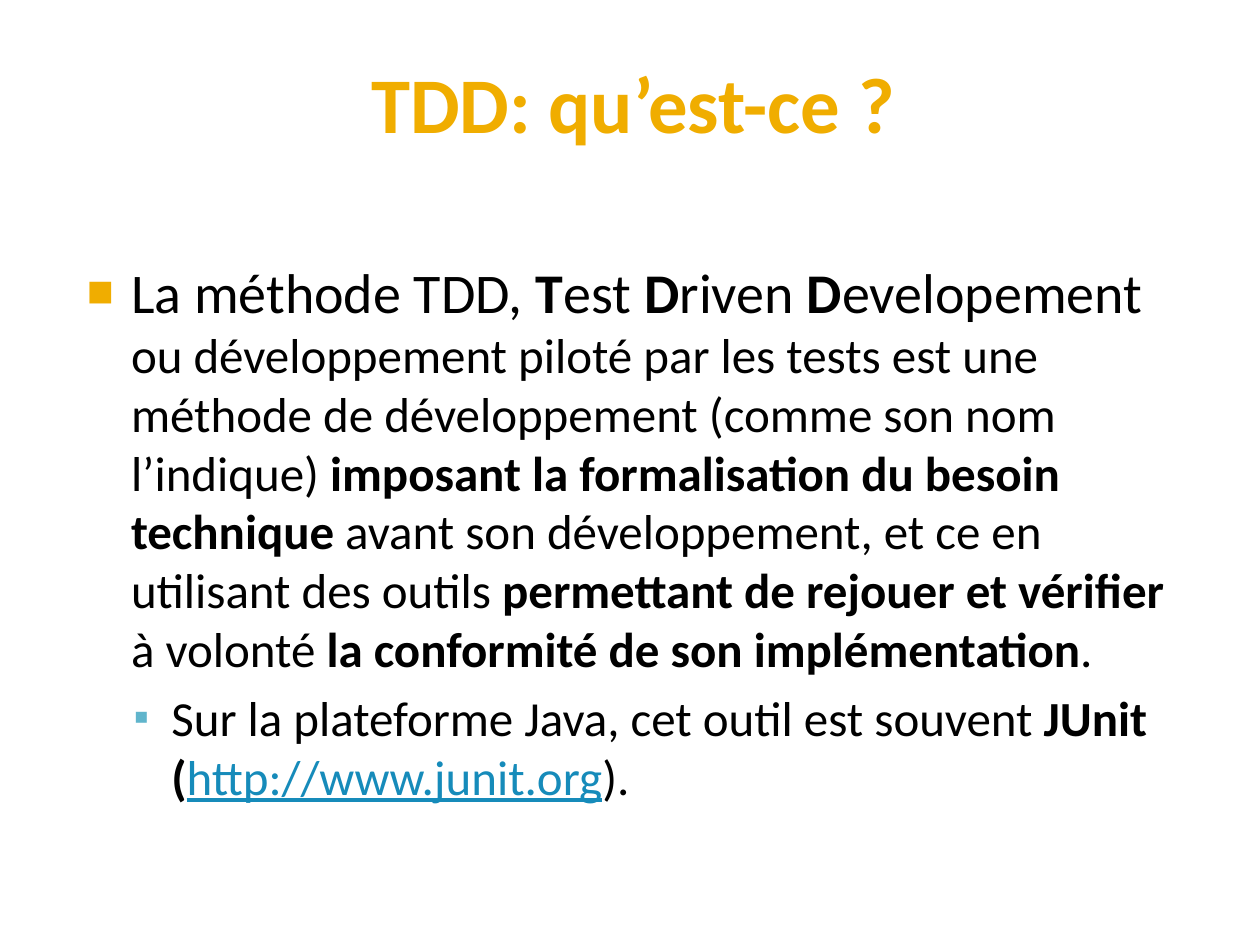
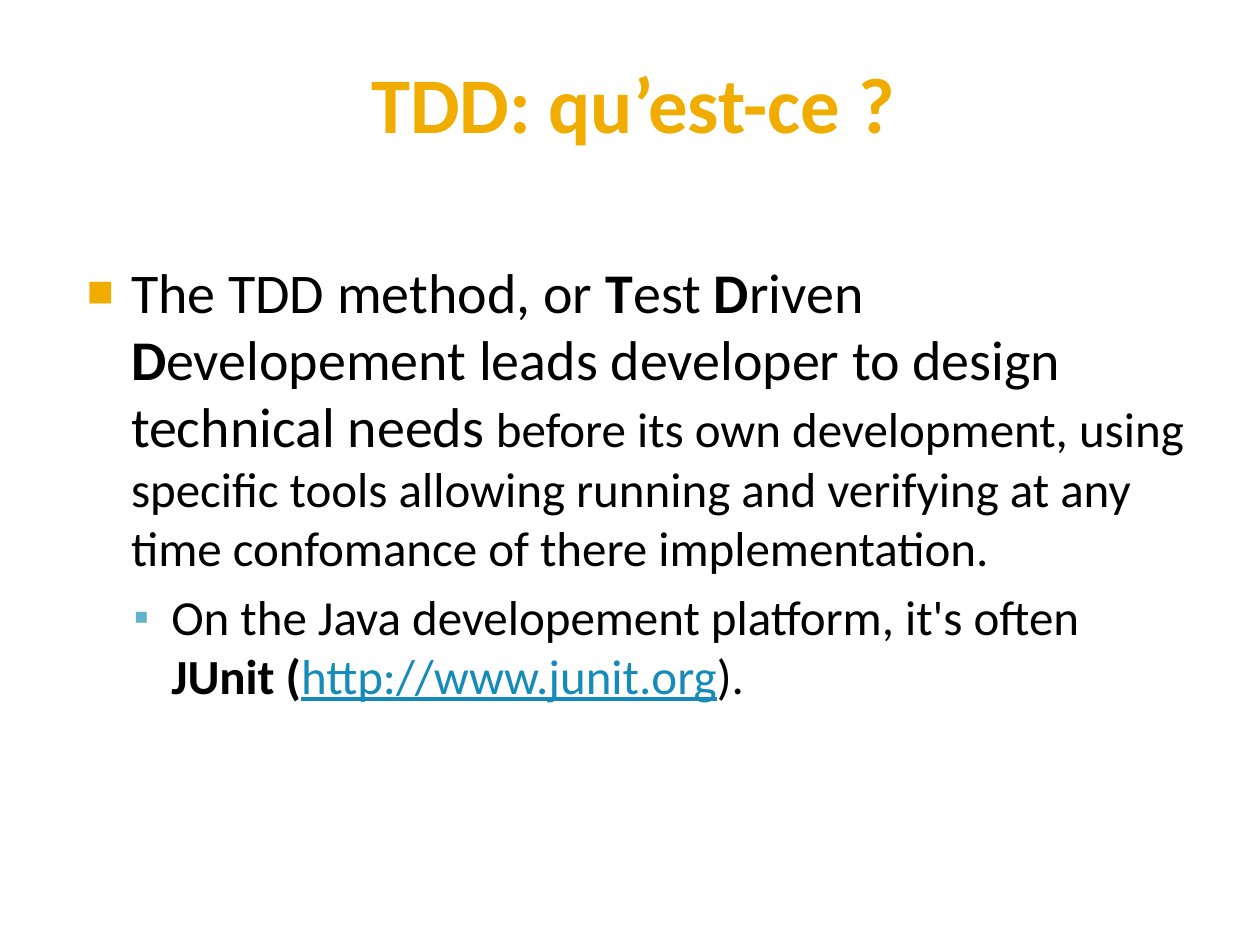
Before and after one commit to mcgivrer/JunitTddTutorial, a slide deck: slide 2 of docs/Test Driven Development_v0.2_20121221.odp. Drawn at 1260x945 pixels with LibreOffice and Linux fonts; fonts in the diff are those of the drawing; background and template pictures are left out. Boxes give left, top, right and bottom in pixels: in the first picture for what was removed or moved away, otherwise in the second. Text is boxed around its words. In the diff, an @@ line names an element or a change of style, - is before the commit and + after.

```diff
--- a/docs/Test Driven Development_v0.2_20121221.odp
+++ b/docs/Test Driven Development_v0.2_20121221.odp
@@ text at <box>131,274,1184,703</box>: text changed @@
-■ La méthode TDD, Test Driven Developement ou développement piloté par les tests est une méthode de développement (comme son nom l’indique) imposant la formalisation du besoin technique avant son développement, et ce en utilisant des outils permettant de rejouer et vérifier à volonté la conformité de son implémentation.
-  ▪ Sur la plateforme Java, cet outil est souvent JUnit (http://www.junit.org).
+■ The TDD method, or Test Driven Developement leads developer to design technical needs before its own development, using specific tools allowing running and verifying at any time confomance of there implementation.
+  ▪ On the Java developement platform, it's often JUnit (http://www.junit.org).
```
Also in this commit, not shown: 2 other slides changed, 2 slides added, 2 slides removed, 1 other file.
